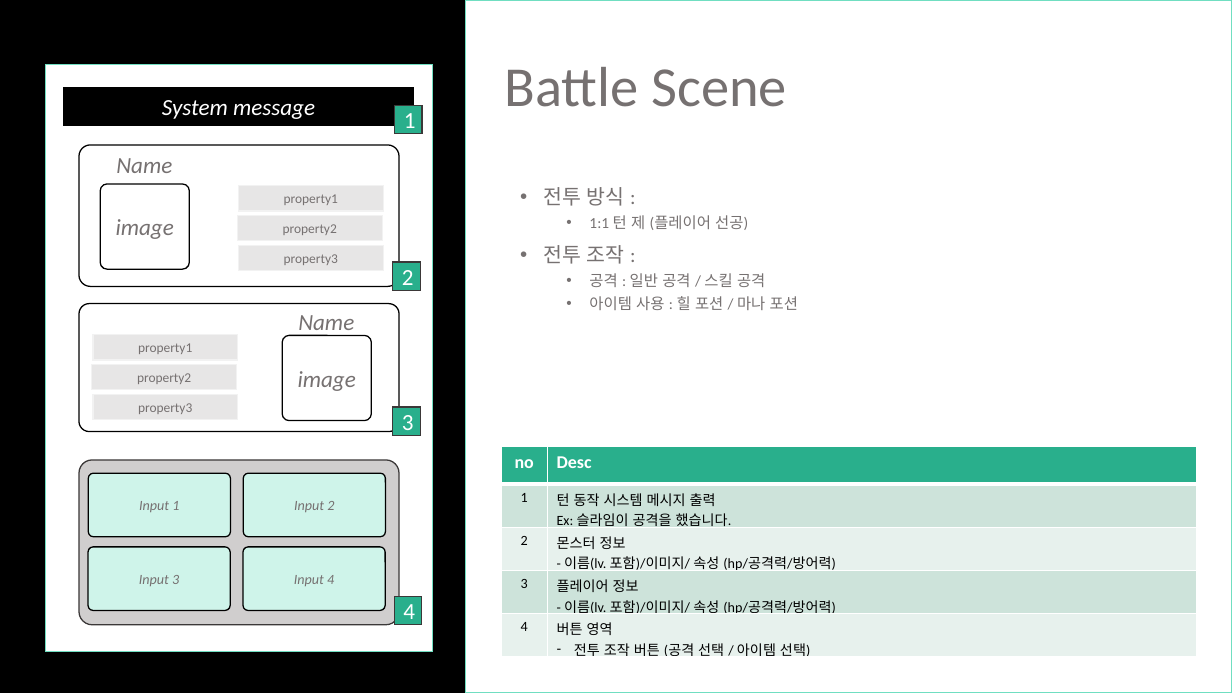
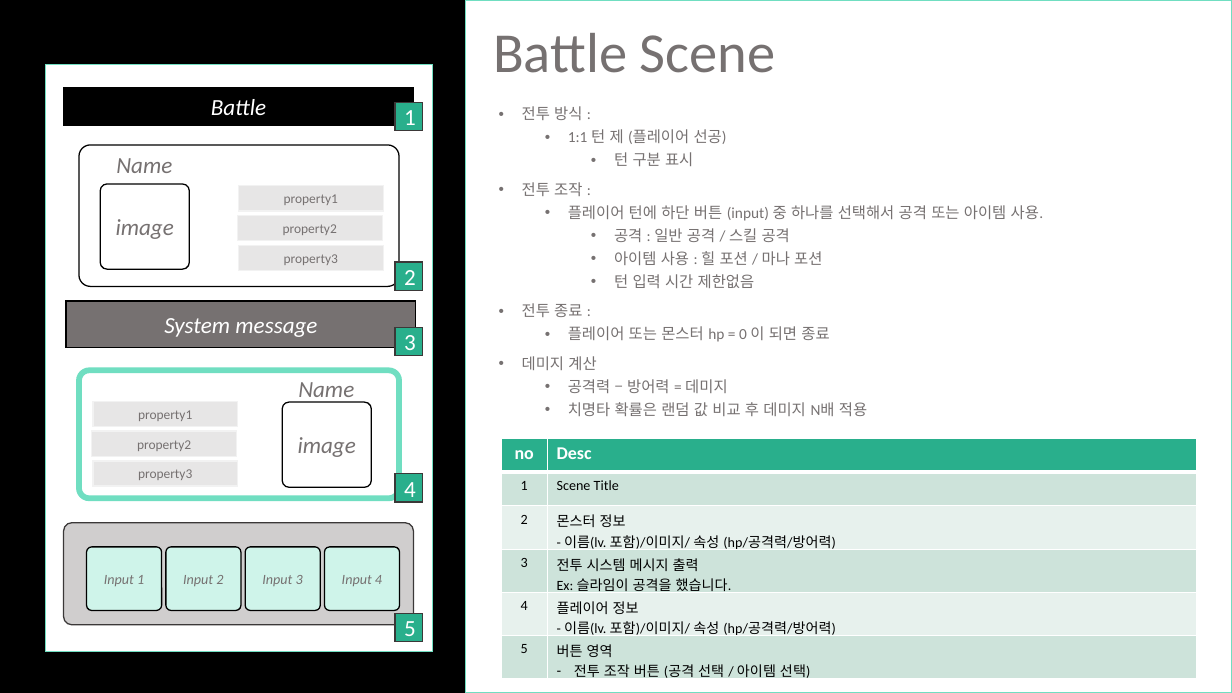
Before and after one commit to SeEunK/KProject, a slide deck: slide 10 of TEXT RPG.pptx (slide 7 before the commit). Drawn at 1232x693 pixels with LibreOffice and Linux fonts; fonts in the diff are those of the drawing. Boxes give left, top, right and bottom in pixels: in the first picture for what was removed or moved away, otherwise in the second. Text is boxed around its words. In the diff, an @@ line names an element or a change of style, - is before the commit and + after.

Commit message:
text prg ppt add

```diff
--- a/TEXT RPG.pptx
+++ b/TEXT RPG.pptx
@@ text "Battle Scene": place and size @@
-text "Battle Scene" at bbox=[505, 67, 787, 107]
+text "Battle Scene" at bbox=[493, 33, 776, 73]
@@ text "Battle Scene" at bbox=[493, 33, 776, 73]: vertical alignment middle to top @@
@@ rectangle added at bbox=[64, 88, 414, 125], fill #000000, outline #000000 1 pt, 18 pt, text #FFFFFF, italic @@
+Battle
@@ text "전투 방식 :": place and size @@
-text "전투 방식 :" at bbox=[543, 187, 798, 310]
+text "전투 방식 :" at bbox=[522, 106, 1044, 416]
@@ text at bbox=[522, 106, 822, 265]: size 16 to 12 pt in "전투 방식 :", "전투 조작 :"; list level 2 to 3 in "공격 : 일반 공격 / ..."; list level 2 to 3 in "아이템 사용 : 힐 포션 ..." @@
@@ text at bbox=[614, 152, 693, 166]: paragraph added @@
+    • 턴 구분 표시
@@ text at bbox=[568, 205, 1044, 221]: paragraph added @@
+  • 플레이어 턴에 하단 버튼 (input) 중 하나를 선택해서 공격 또는 아이템 사용.
@@ text at bbox=[522, 274, 867, 416]: paragraphs added @@
+    • 턴 입력 시간 제한없음
+• 전투 종료 :
+  • 플레이어 또는 몬스터 hp = 0 이 되면 종료
+• 데미지 계산
+  • 공격력 – 방어력 = 데미지
+  • 치명타 확률은 랜덤 값 비교 후 데미지 N배 적용
@@ rectangle "System message": place and size @@
-rectangle "System message" at bbox=[64, 88, 414, 125]
+rectangle "System message" at bbox=[66, 301, 416, 348]
@@ rectangle "System message" at bbox=[66, 301, 416, 348]: fill #000000 to #767171 @@
@@ rectangle "3": place and size @@
-rectangle "3" at bbox=[393, 407, 421, 435]
+rectangle "3" at bbox=[395, 327, 422, 356]
@@ 2 rounded rectangles, 2 rectangles, 1 text: place and size @@
-2 rounded rectangles, 2 rectangles, 1 text at bbox=[79, 304, 398, 432]
+2 rounded rectangles, 2 rectangles, 1 text at bbox=[79, 371, 398, 498]
@@ rounded rectangle at bbox=[79, 371, 398, 498]: outline #000000 1 pt to #70DEC1 4.5 pt @@
@@ rectangle "property2": place and size @@
-rectangle "property2" at bbox=[91, 364, 237, 389]
+rectangle "property2" at bbox=[91, 432, 237, 457]
@@ table at bbox=[501, 438, 1196, 685] @@
-row 2, column 2: 턴 동작 시스템 메시지 출력 / Ex: 슬라임이 공격을 했습니다.
+row 2, column 2: Scene Title
-row 4: 3 | 플레이어 정보 / - 이름(lv. 포함)/이미지/ 속성 (hp/공격력/방어력)
-row 5: 4 | 버튼 영역 / 전투 조작 버튼 (공격 선택 / 아이템 선택)
+row 4: 3 | 전투 시스템 메시지 출력 / Ex: 슬라임이 공격을 했습니다.
+row 5: 4 | 플레이어 정보 / - 이름(lv. 포함)/이미지/ 속성 (hp/공격력/방어력)
+row 6: 5 | 버튼 영역 / 전투 조작 버튼 (공격 선택 / 아이템 선택)
@@ table: place and size @@
-table at bbox=[501, 446, 1196, 660]
+table at bbox=[501, 438, 1196, 685]
@@ rectangle "4": place and size @@
-rectangle "4" at bbox=[395, 597, 422, 626]
+rectangle "4" at bbox=[395, 474, 422, 503]
@@ rounded rectangle: place and size @@
-rounded rectangle at bbox=[79, 460, 398, 625]
+rounded rectangle at bbox=[64, 523, 414, 625]
@@ rounded rectangle "Input 1": place and size @@
-rounded rectangle "Input 1" at bbox=[89, 473, 231, 537]
+rounded rectangle "Input 1" at bbox=[87, 547, 162, 611]
@@ rounded rectangle "Input 2": place and size @@
-rounded rectangle "Input 2" at bbox=[243, 473, 385, 537]
+rounded rectangle "Input 2" at bbox=[166, 547, 241, 611]
@@ rounded rectangle "Input 3": place and size @@
-rounded rectangle "Input 3" at bbox=[88, 547, 230, 611]
+rounded rectangle "Input 3" at bbox=[245, 547, 320, 611]
@@ rounded rectangle "Input 4": place and size @@
-rounded rectangle "Input 4" at bbox=[243, 547, 385, 611]
+rounded rectangle "Input 4" at bbox=[324, 547, 399, 611]
@@ rectangle added at bbox=[395, 614, 422, 642], fill #29AF8C, outline #3B3838 1 pt, 18 pt, text #FFFFFF @@
+5
```
Also in this commit, not shown: 4 other slides changed, 5 slides added, 1 slide removed, 1 other file.
